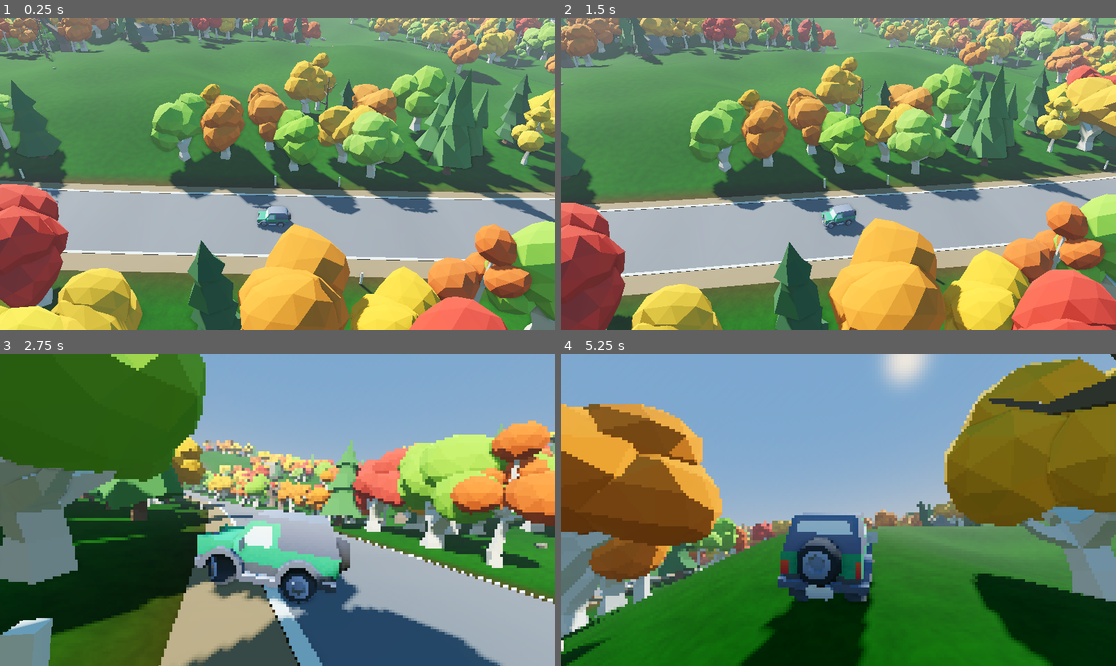
Above: before the commit, frames 1-4 (two rows, left to right).
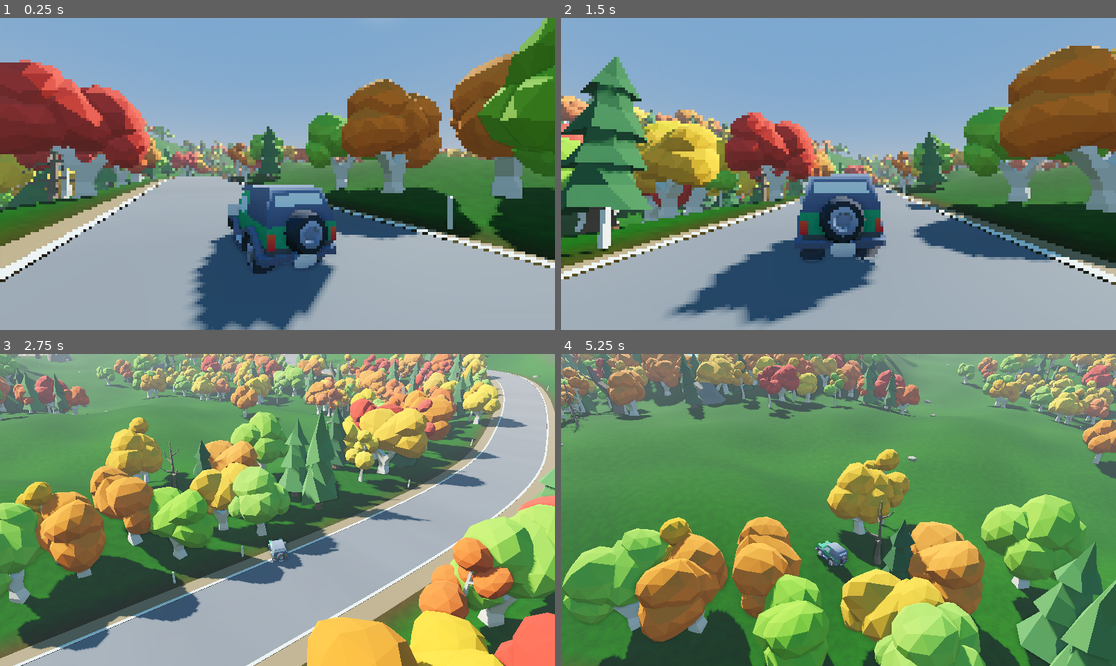
Above: after the commit, the same moments.

Repository: Caio0501/godot-arcade-racing-retro
Game: Godot game, scene res://art_test/landscape_art_test.tscn
Two runs of this game, one before a commit and one after it. Both use one fixed random seed, a clock stepped at 60 frames per second and the inputs below.
Inputs:
- Up to frame 1 (0.25 s): no input
- Up to frame 2 (1.5 s): hold D (steer_right) 0.53-1.28 s; hold C (toggle_camera, bound only after the commit) 0.53-1.28 s; hold S (brake) from 1.28 s (still down); tap C (toggle_camera, bound only after the commit) at 1.35 s
- Up to frame 3 (2.75 s): release S (brake) at 2.03 s; hold D (steer_right) from 2.03 s (still down); hold C (toggle_camera, bound only after the commit) from 2.03 s (still down)
- Up to frame 4 (5.25 s): release D (steer_right) at 2.78 s; release C (toggle_camera, bound only after the commit) at 2.78 s; hold W (accelerate) 2.78-3.53 s; tap C (toggle_camera, bound only after the commit) at 2.85, 4.35 s; hold C (toggle_camera, bound only after the commit) 3.53-4.28 s; hold A (steer_left) 3.53-5.03 s; hold S (brake) from 5.03 s (still down); hold C (toggle_camera, bound only after the commit) from 5.03 s (still down)

The runs differ from the first frame. In frame 1, 93% of the frame differs, in the area x 0-100%, y 0-100%; in frame 2, 93%; in frame 3, 97%; in frame 4, 98%.

Commit message:
Start on pixelated SUV camera and add toggle_camera action
The art test scene now starts on the SUV's pixel-filter camera
(start_with_car_camera export). Camera switching moved from a
hardcoded C key to a "toggle_camera" Input Map action bound to C.

Co-Authored-By: Claude Opus 5.5 <noreply@anthropic.com>

Diff:
--- a/art_test/landscape_art_test.tscn
+++ b/art_test/landscape_art_test.tscn
@@ -66,7 +66,6 @@
 [node name="RallyCamera" type="Camera3D" parent="." node_paths=PackedStringArray("target")]
 transform = Transform3D(1, 0, 0, 0, 0.707107, 0.707107, 0, -0.707107, 0.707107, 0, 22, -152)
 attributes = SubResource("CameraAttributes_dof")
-current = true
 fov = 45.0
 near = 0.3
 far = 800.0
--- a/art_test/rally_camera.gd
+++ b/art_test/rally_camera.gd
@@ -1,7 +1,8 @@
 extends Camera3D
 ## Câmera alta e inclinada, no estilo art of rally: segue o carro de longe,
 ## gira devagar na direção do movimento e ajusta o foco (DOF tilt-shift)
-## pela distância até o carro. Tecla C alterna com a câmera do próprio carro.
+## pela distância até o carro. A ação "toggle_camera" (tecla C) alterna com a
+## câmera do próprio carro.
 
 @export var target: Node3D
 @export var distance := 24.0
@@ -11,6 +12,8 @@
 @export var focus_band := 10.0
 ## Distância à frente do carro para onde a câmera olha.
 @export var look_ahead := 6.0
+## Começa na câmera do SUV (com o efeito pixelizado) em vez desta.
+@export var start_with_car_camera := true
 
 var _yaw := 0.0
 var _car_camera: Camera3D
@@ -27,7 +30,10 @@
 	_yaw = _heading_from_basis()
 	global_position = _desired_position()
 	look_at(target.global_position, Vector3.UP)
-	make_current()
+	if start_with_car_camera and _car_camera:
+		_car_camera.make_current()
+	else:
+		make_current()
 	_sync_pixel_quad()
 
 
@@ -51,8 +57,7 @@
 
 
 func _unhandled_input(event: InputEvent) -> void:
-	var key := event as InputEventKey
-	if key and key.pressed and not key.echo and key.keycode == KEY_C and _car_camera:
+	if event.is_action_pressed("toggle_camera") and _car_camera:
 		if current:
 			_car_camera.make_current()
 		else:
--- a/project.godot
+++ b/project.godot
@@ -41,6 +41,11 @@
 "events": [Object(InputEventKey,"resource_local_to_scene":false,"resource_name":"","device":-1,"window_id":0,"alt_press …(191 unchanged characters)…
 ]
 }
+toggle_camera={
+"deadzone": 0.5,
+"events": [Object(InputEventKey,"resource_local_to_scene":false,"resource_name":"","device":-1,"window_id":0,"alt_pressed":false,"shift_pressed":false,"ctrl_pressed":false,"meta_pressed":false,"pressed":false,"keycode":0,"physical_keycode":67,"key_label":0,"unicode":99,"location":0,"echo":false,"script":null)
+]
+}
 
 [rendering]
 
